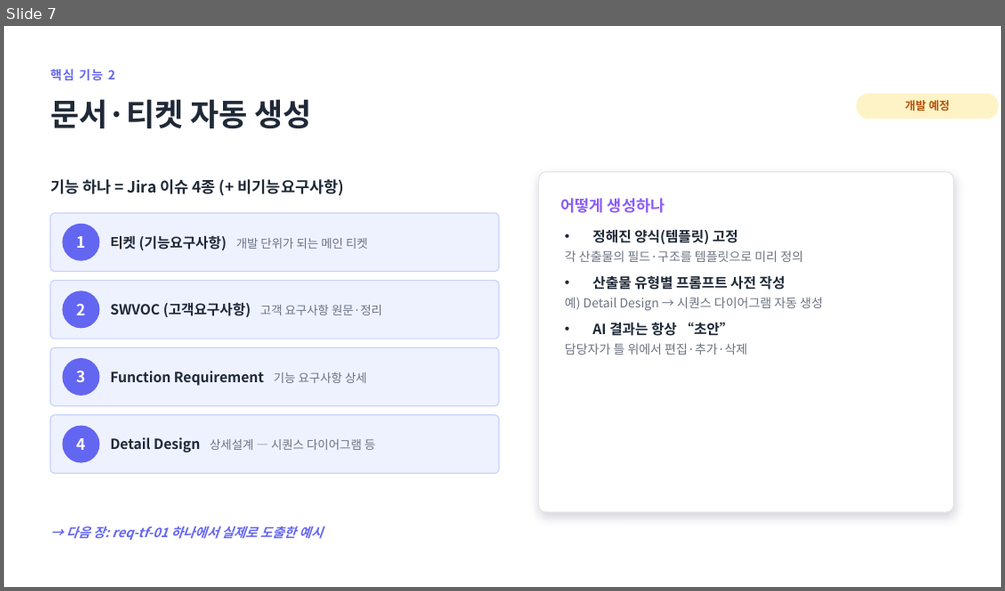
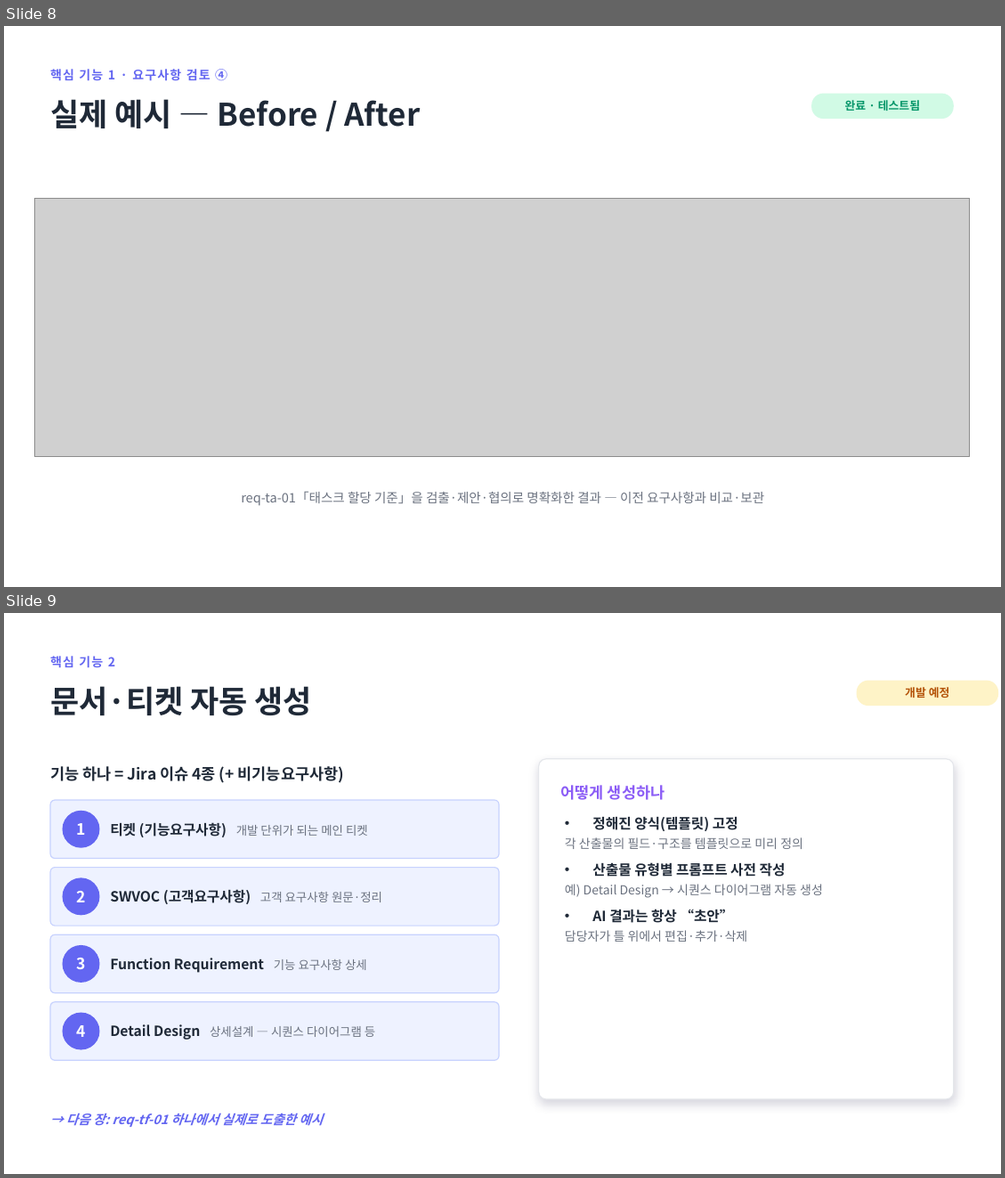
Before and after one commit to jihunhan98/semes-superrookie, a slide deck: docs/진행공유_요구사항자동화.pptx. Shown one above the other, each under a label of ours: slide 7 before the commit, slides 8 and 9 after it. The pictures are 1005x591 and 1005x1178 pixels, drawn with LibreOffice and Linux fonts; fonts in the diff are those of the drawing; grey boxes stand for pictures. Boxes give left, top, right and bottom in pixels: in the first picture for what was removed or moved away, otherwise in the second. Text is boxed around its words. In the diff, an @@ line names an element or a change of style, - is before the commit and + after.

```diff
--- a/docs/진행공유_요구사항자동화.pptx
+++ b/docs/진행공유_요구사항자동화.pptx
@@ slide 8 added at [4, 26, 1001, 587], background #FFFFFF @@
@@ text added at [50, 69, 227, 80], 12 pt, text #6366F1, bold @@
+핵심 기능 1 · 요구사항 검토 ④
@@ text added at [50, 99, 421, 128], 30 pt, text #1F2937, bold @@
+실제 예시 — Before / After
@@ rounded rectangle added at [811, 94, 954, 119], fill #D1FAE5, 11 pt, text #059669, bold @@
+완료 · 테스트됨
@@ picture added at [34, 198, 970, 457] @@
@@ text added at [241, 491, 764, 506], 12.5 pt, text #6B7280 @@
+req-ta-01「태스크 할당 기준」을 검출·제안·협의로 명확화한 결과 — 이전 요구사항과 비교·보관
@@ what was slide 7 is now slide 9 @@
```
Also in this commit, not shown: 1 slide changed, 1 other slide added, 4 other files.
